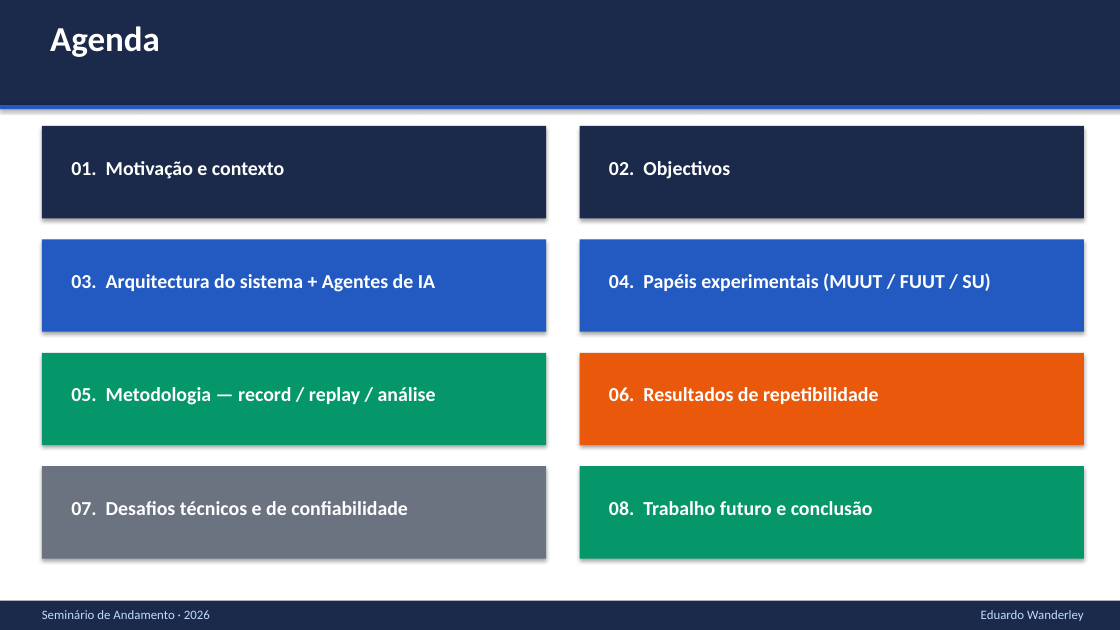
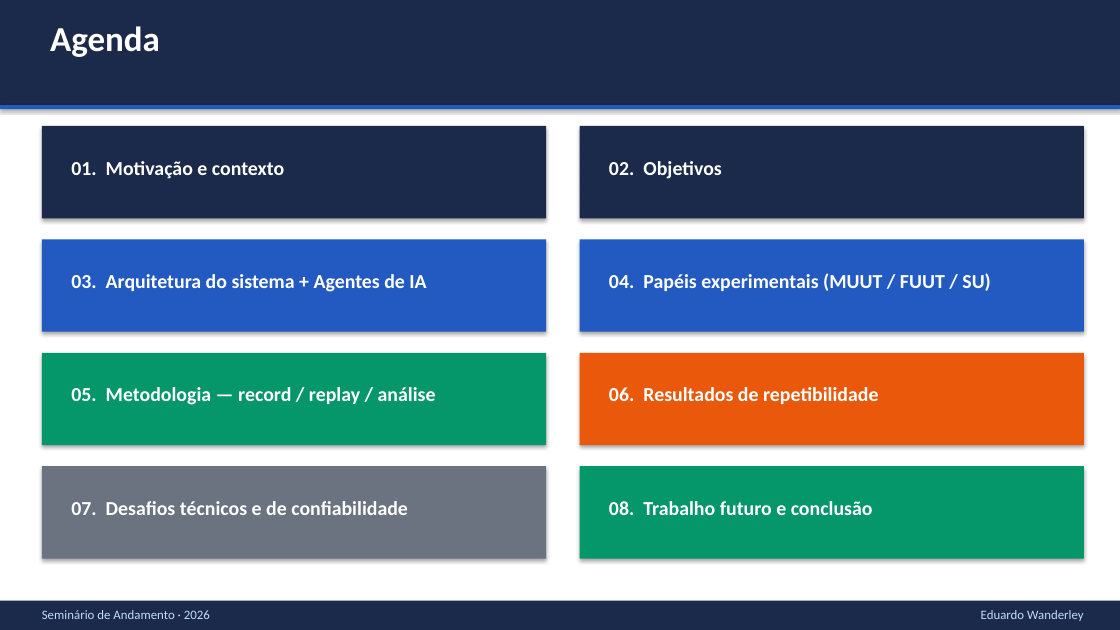
Before and after one commit to eduardowanderleyde/fleet-ui, a slide deck: slide 2 of disserta-apresenta/apresentacao_seminario.pptx. Drawn at 1120x630 pixels with LibreOffice and Linux fonts; fonts in the diff are those of the drawing. Boxes give left, top, right and bottom in pixels: in the first picture for what was removed or moved away, otherwise in the second. Text is boxed around its words. In the diff, an @@ line names an element or a change of style, - is before the commit and + after.

Commit message:
Fix European-Portuguese spellings in the seminar deck (PT-PT vs PT-BR)
"Objectivos", "Arquitectura", "directo", "actua" and "trajectória(s)" are
European Portuguese spelling — the dissertation itself and every other part
of this Brazilian (UFPE) presentation use the Brazilian forms without the
silent consonant. Fixed all 10 occurrences across the Agenda, Motivação,
Objetivos, Arquitetura, Papéis and Metodologia slides. Re-validated
(schema/relationships passed) and re-read the content to confirm zero
matches remain for any of the affected words.

```diff
--- a/disserta-apresenta/apresentacao_seminario.pptx
+++ b/disserta-apresenta/apresentacao_seminario.pptx
@@ text at (609,161,721,179): text changed @@
-02. Objectivos
+02. Objetivos
@@ text at (71,274,426,292): text changed @@
-03. Arquitectura do sistema + Agentes de IA
+03. Arquitetura do sistema + Agentes de IA
```
Also in this commit, not shown: 6 other slides changed.
